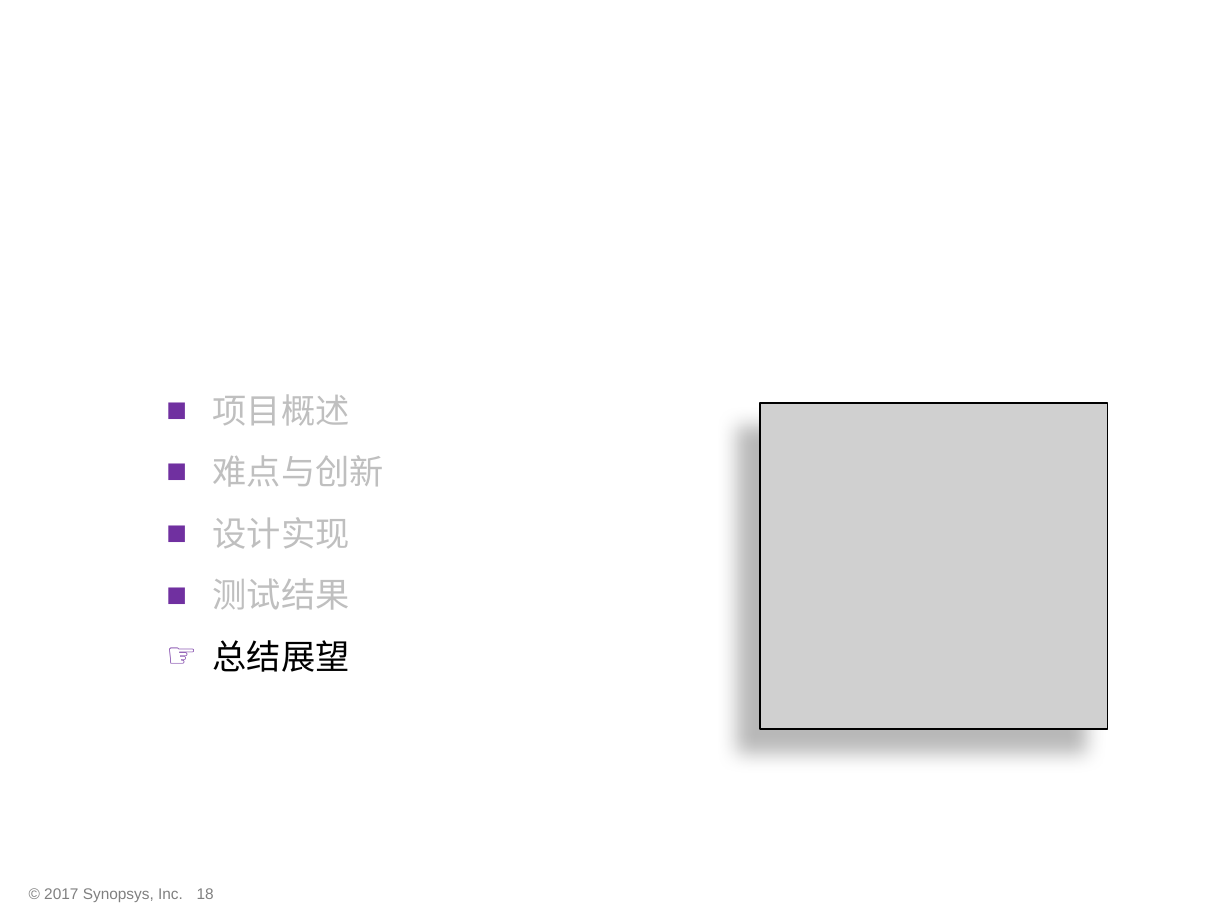
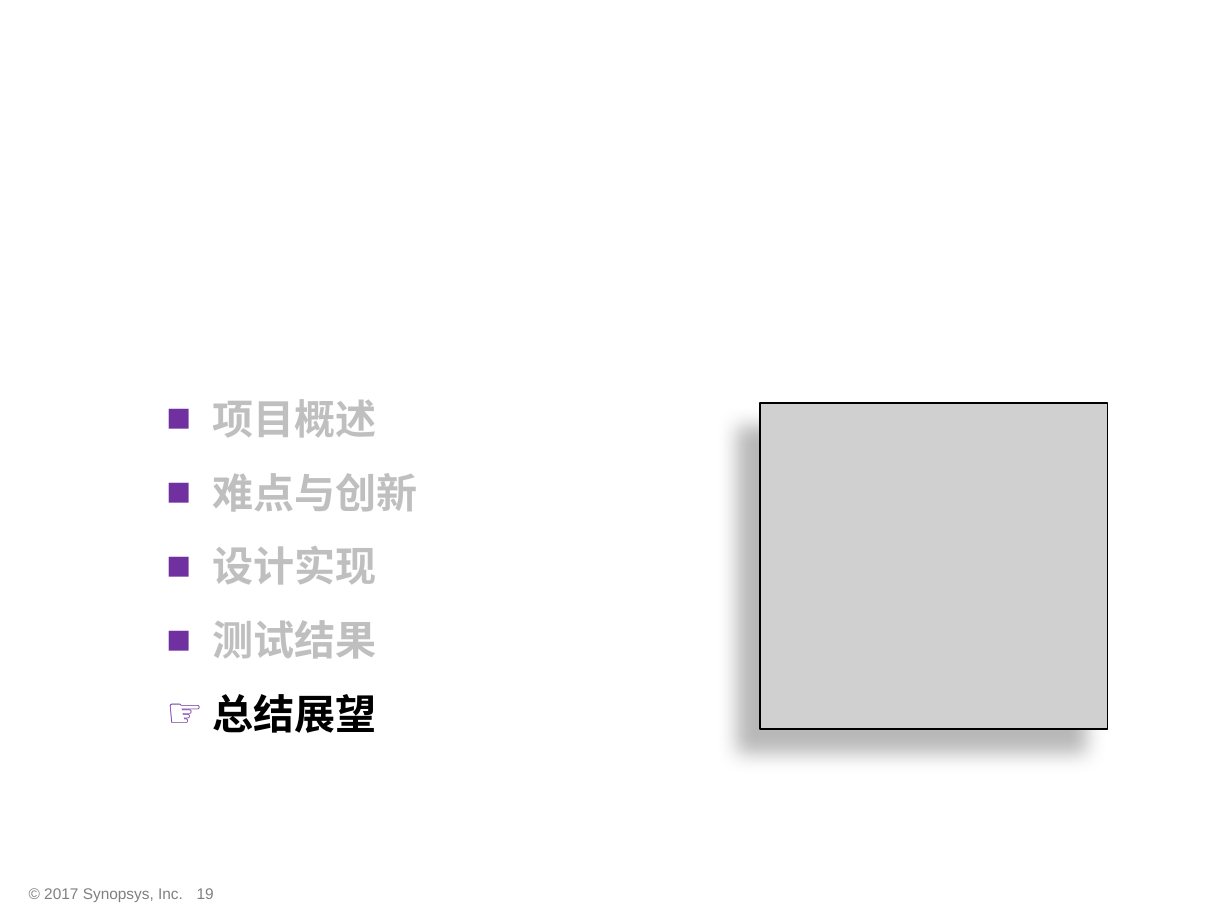
Before and after one commit to foss-for-synopsys-dwc-arc-processors/embarc_applications, a slide deck: slide 19 of arc_design_contest/2018/HUST_SmartLamp/doc/ICC312UP.pptx (slide 18 before the commit). Drawn at 1232x924 pixels with LibreOffice and Linux fonts; fonts in the diff are those of the drawing; grey boxes stand for pictures; background and template pictures are left out. Boxes give left, top, right and bottom in pixels: in the first picture for what was removed or moved away, otherwise in the second. Text is boxed around its words. In the diff, an @@ line names an element or a change of style, - is before the commit and + after.

```diff
--- a/arc_design_contest/2018/HUST_SmartLamp/doc/ICC312UP.pptx
+++ b/arc_design_contest/2018/HUST_SmartLamp/doc/ICC312UP.pptx
@@ text "项目概述" at [213,399,418,733]: size 20 to 24 pt, font Arial to Noto Sans CJK SC, bold on @@
```
Also in this commit, not shown: 5 other slides changed, 14 slides added, 13 slides removed.
